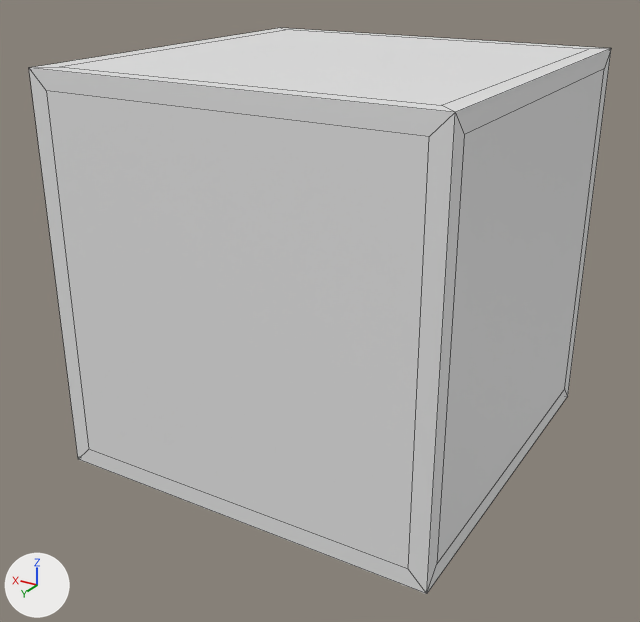
One commit to the FBX model Assets/ArtAsset/Dice/dice.fbx: the scene before it, then after it.
One viewpoint serves both versions: a 50 mm lens placed at (-2.13, 3.76, 1.55), pointed at (0.03, 0.15, -0.25). Every picture has the same lights, and +X, +Y and +Z are marked at lower left. Mesh edges are drawn as thin lines.

Names of what the first picture shows: 'Dice'.
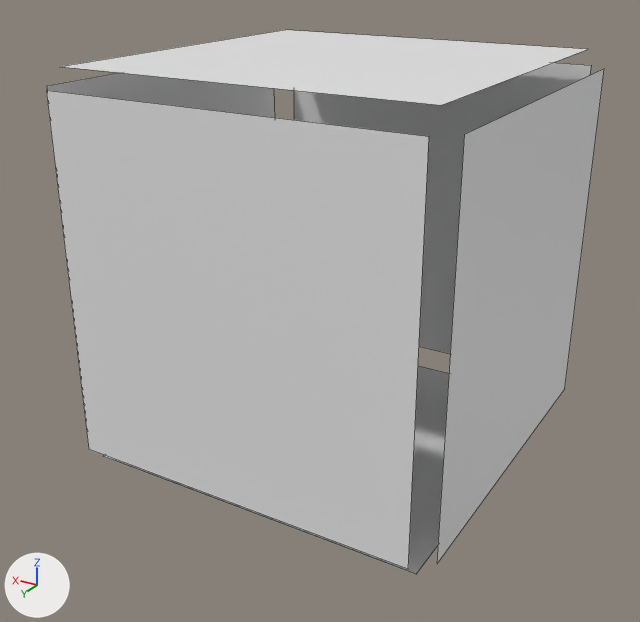
Location of each change, [x1, y1, x2, y2] in pixels of the pictures (640 x 622 px):
'Dice', reshaped: before [29, 28, 611, 594]; after [46, 30, 604, 574]
part 1 of me_큐브_001, deleted: before [29, 28, 611, 594]

What changed in the scene script:
```text
Change me_큐브_001:
    used by ob_dice; location = (0.0, 0.0, 0.0)
    remove me_큐브_001.from_pydata(...)  # 32 vertices, 30 faces; spans x -1.0..1.0, y -1.0..1.0, z -1.0..1.0
    remove me_큐브_001.materials.append(mat_edge_001)  # white #e7e7e7
    add me_큐브_001.from_pydata(...)  # 25 vertices, 6 faces; spans x -1.0..1.0, y -1.0..1.0, z -1.0..1.0
    me_큐브_001 part 1
    7 vertices are removed from x -1.0..1.0, y -1.0..1.0, z -1.0..1.0
    24 faces are deleted
```
